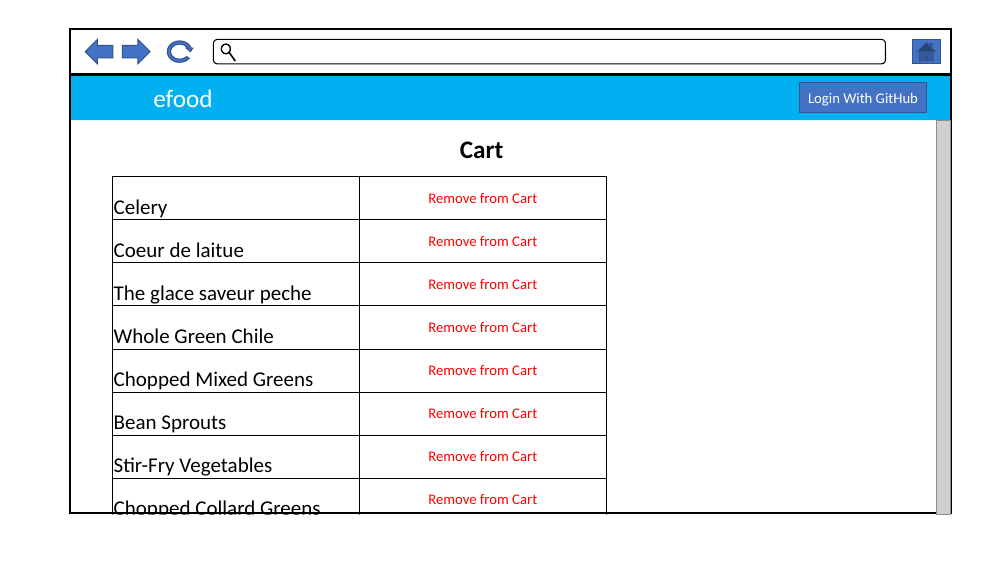
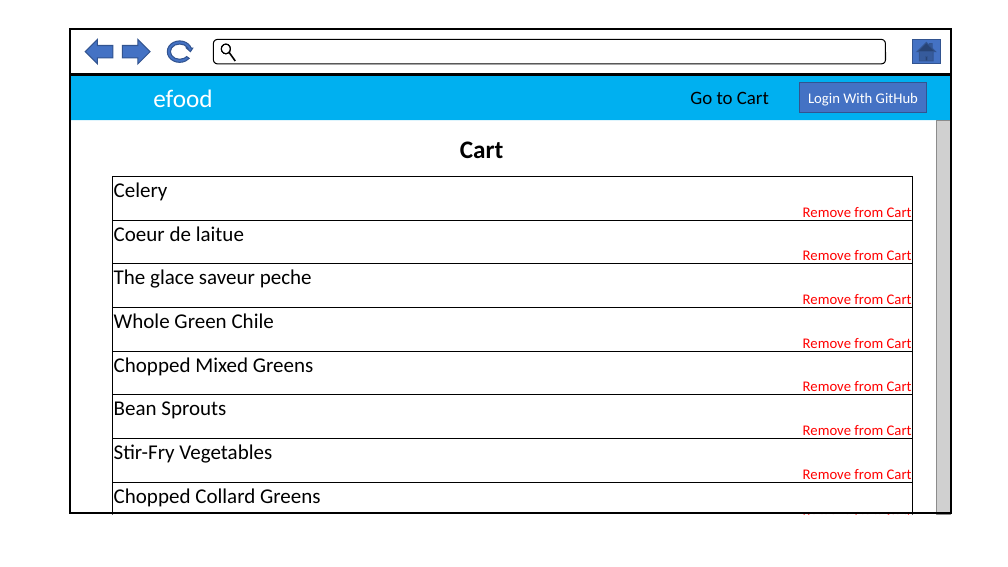
Before and after one commit to thomasstern123-zz/tech-challenge, a slide deck: slide 3 of design/mockups.pptx. Drawn at 1008x567 pixels with LibreOffice and Linux fonts; fonts in the diff are those of the drawing; grey boxes stand for pictures. Boxes give left, top, right and bottom in pixels: in the first picture for what was removed or moved away, otherwise in the second. Text is boxed around its words. In the diff, an @@ line names an element or a change of style, - is before the commit and + after.

```diff
--- a/design/mockups.pptx
+++ b/design/mockups.pptx
@@ text added at <box>690,91,769,104</box>, 18 pt, text #000000 @@
+Go to Cart
@@ table at <box>113,177,913,526</box> @@
-column 1: Celery | Coeur de laitue | The glace saveur peche | Whole Green Chile | Chopped Mixed Greens | Bean Sprouts | Stir-Fry Vegetables | Chopped Collard Greens
-column 2: Remove from Cart | Remove from Cart | Remove from Cart | Remove from Cart | Remove from Cart | Remove from Cart | Remove from Cart | Remove from Cart
+column 1: Celery / Remove from Cart | Coeur de laitue / Remove from Cart | The glace saveur peche / Remove from Cart | Whole Green Chile / Remove from Cart | Chopped Mixed Greens / Remove from Cart | Bean Sprouts / Remove from Cart | Stir-Fry Vegetables / Remove from Cart | Chopped Collard Greens / Remove from Cart
@@ table: place and size @@
-table at <box>113,177,606,522</box>
+table at <box>113,177,913,526</box>
```
Also in this commit, not shown: 3 other slides changed.
